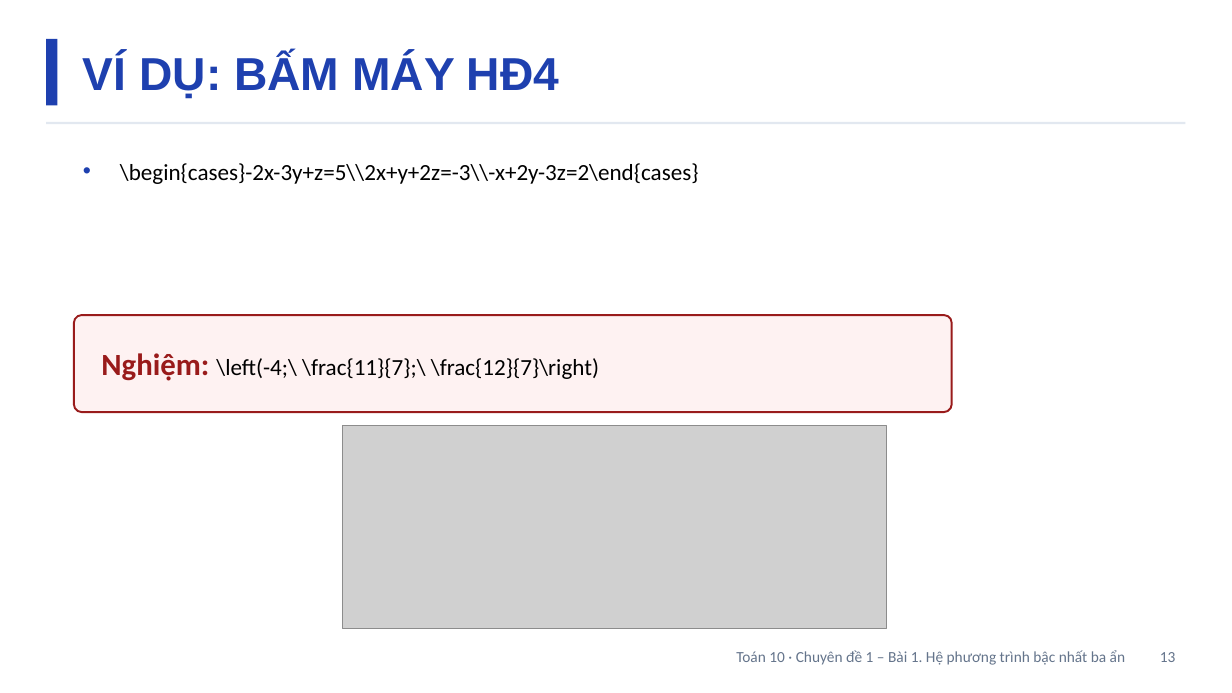
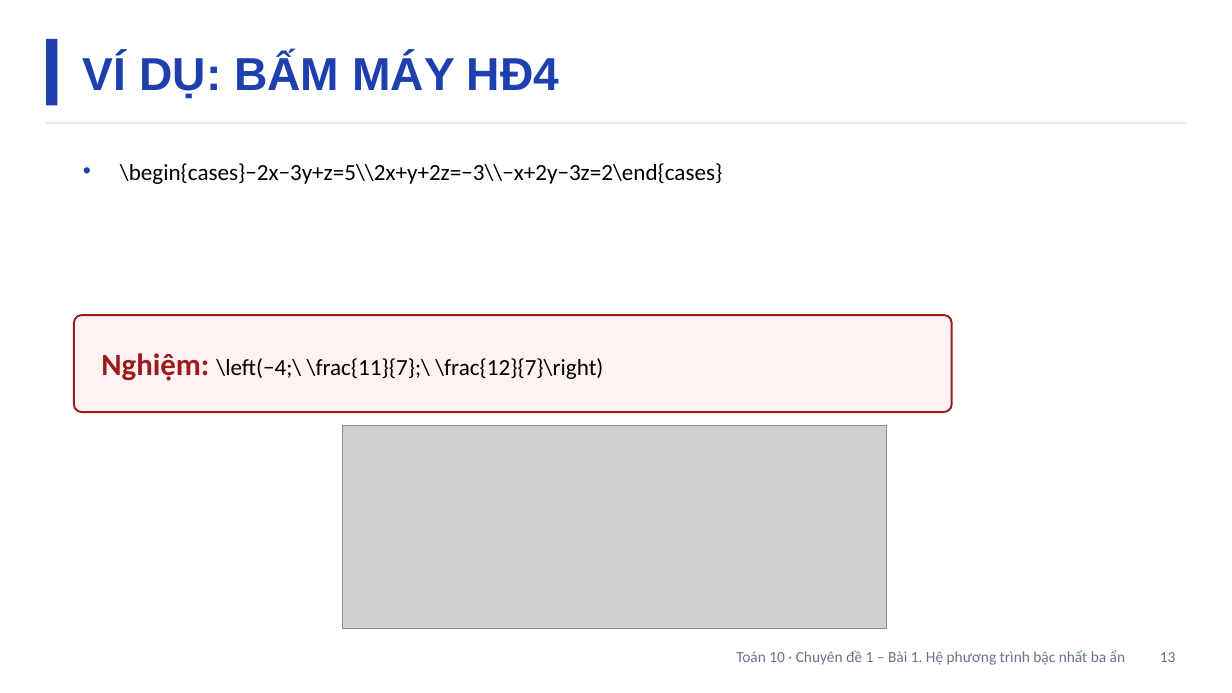
Before and after one commit to Trangtu66/Taode_thi_online, a slide deck: slide 13 of slides/Toan10/Slide_TOAN10_CD1_Bai1_T1-5.pptx. Drawn at 1232x693 pixels with LibreOffice and Linux fonts; fonts in the diff are those of the drawing; grey boxes stand for pictures. Boxes give left, top, right and bottom in pixels: in the first picture for what was removed or moved away, otherwise in the second. Text is boxed around its words. In the diff, an @@ line names an element or a change of style, - is before the commit and + after.

```diff
--- a/slides/Toan10/Slide_TOAN10_CD1_Bai1_T1-5.pptx
+++ b/slides/Toan10/Slide_TOAN10_CD1_Bai1_T1-5.pptx
@@ text at (120,163,722,184): text changed @@
-• \begin{cases}-2x-3y+z=5\\2x+y+2z=-3\\-x+2y-3z=2\end{cases}
+• \begin{cases}−2x−3y+z=5\\2x+y+2z=−3\\−x+2y−3z=2\end{cases}
@@ text at (101,353,603,381): text changed @@
-Nghiệm: \left(-4;\ \frac{11}{7};\ \frac{12}{7}\right)
+Nghiệm: \left(−4;\ \frac{11}{7};\ \frac{12}{7}\right)
```
Also in this commit, not shown: 5 other slides changed, 50 other files.
